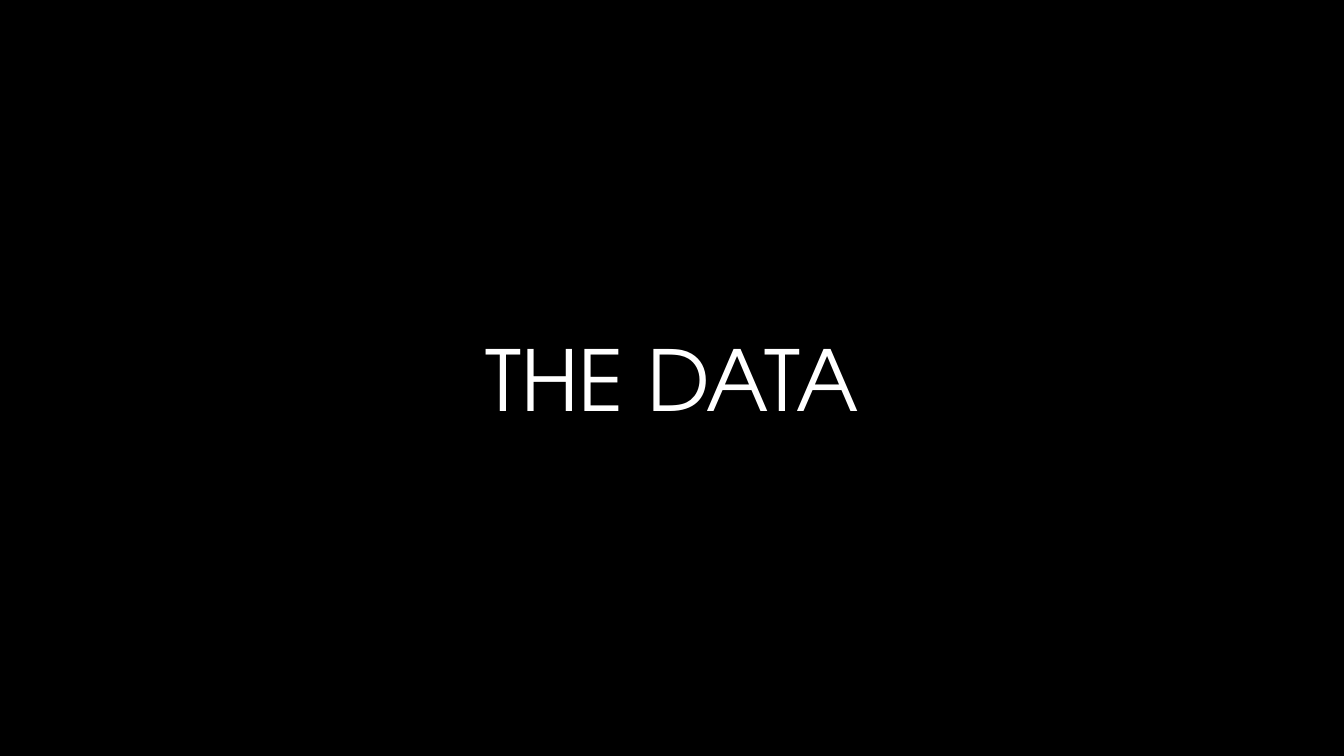
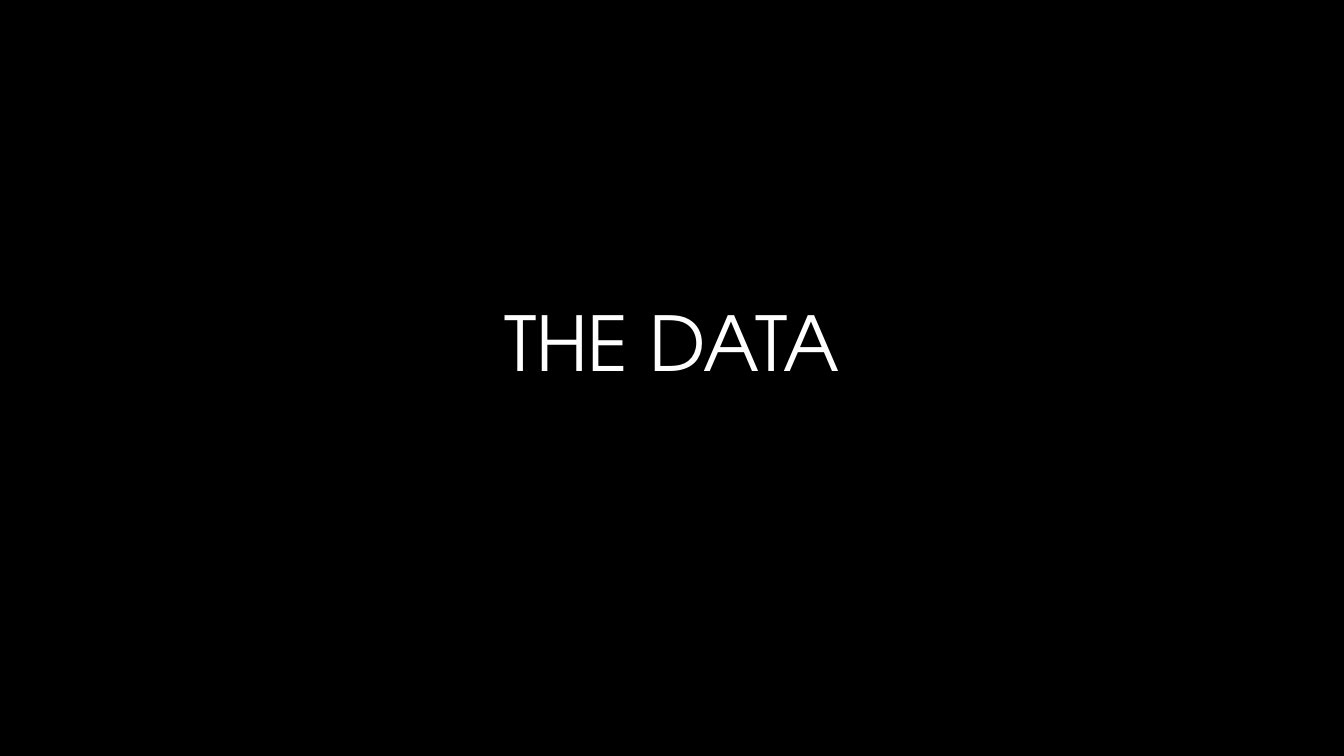
Before and after one commit to justindooley/Final_Project, a slide deck: slide 4 of presentation/project_presentation.pptx. Drawn at 1344x756 pixels with LibreOffice and Linux fonts; fonts in the diff are those of the drawing; background and template pictures are left out. Boxes give left, top, right and bottom in pixels: in the first picture for what was removed or moved away, otherwise in the second. Text is boxed around its words. In the diff, an @@ line names an element or a change of style, - is before the commit and + after.

```diff
--- a/presentation/project_presentation.pptx
+++ b/presentation/project_presentation.pptx
@@ title "THE DATA": place and size @@
-title "THE DATA" at bbox=[486, 349, 858, 411]
+title "THE DATA" at bbox=[504, 315, 839, 371]
@@ title "THE DATA" at bbox=[504, 315, 839, 371]: size 60 to 54 pt; vertical alignment middle to bottom @@
```
Also in this commit, not shown: 10 other slides changed, 11 slides added, 12 slides removed, 39 other files.
